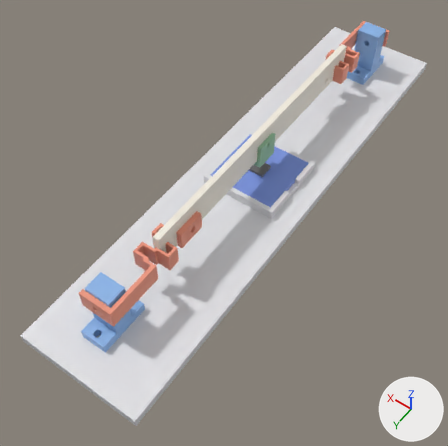
The Blender file Гитара_струна_тест.blend as it was, and as the next commit left it.
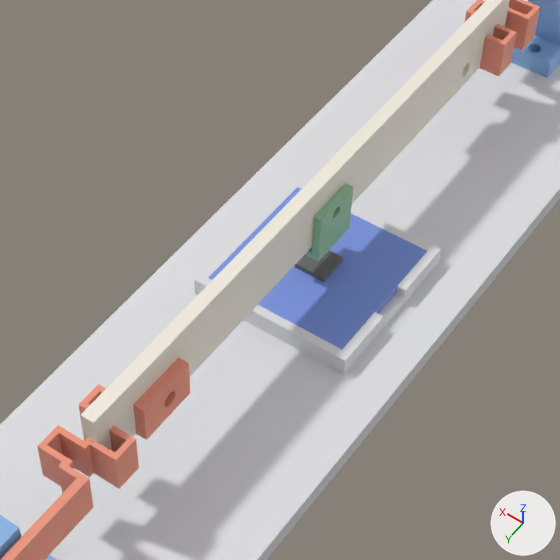
Each version appears first whole from a 50 mm lens placed at (-69.6, 117.2, 151.8), pointed at (-0.2, 20.0, -1.0), and next in a close-up on the part from 26% to 82% of the width and 11% to 68% of the height. Every picture has the same lights, and +X, +Y and +Z are marked at lower right. The last two pictures show the newer version.

In view in the first close-up: 'П_обойма', 'гармошка_север', 'гармошка_юг', 'плата_AS5600', 'плита_v2', 'столбик_север', 'струна', 'чип_AS5600' and 1 more.
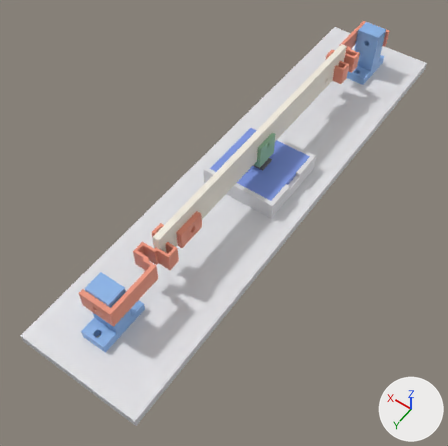
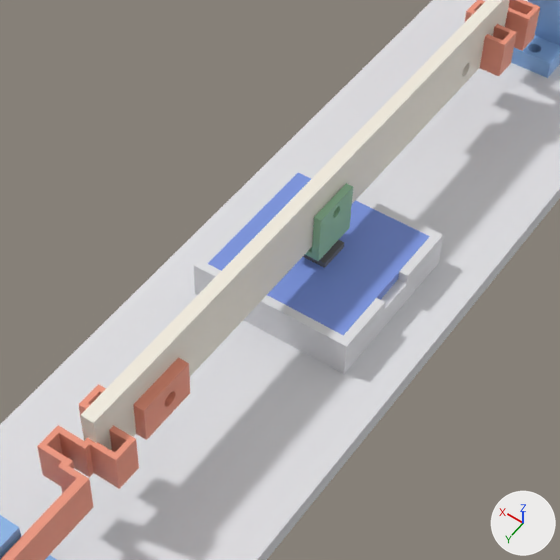
Where the change shows, as pixel boxes (x1, y1, x2, y2) in the close-ups (560 x 560 px; the box of a moved part takes in the faces that stretch with it):
'плата_AS5600', moved: before (208, 187, 427, 349); after (208, 173, 430, 336)
'чип_AS5600', moved: before (295, 250, 343, 282); after (303, 240, 344, 268)
part 1 of me_gst_test2_plate, moved or reshaped: before (396, 252, 427, 293); after (301, 166, 443, 236)
part 2 of me_gst_test2_plate, moved or reshaped: before (194, 178, 433, 374); after (194, 163, 439, 374)
part 3 of me_gst_test2_plate, moved or reshaped: before (379, 276, 427, 323); after (398, 235, 443, 279)
part 4 of me_gst_test2_plate, moved or reshaped: before (299, 180, 441, 297); after (381, 236, 443, 310)

The change, as a diff of the scene's bpy script:
```diff
--- a/Гитара_струна_тест.blend.py
+++ b/Гитара_струна_тест.blend.py
@@ me_gst_test2_plate @@
 # used by ob_плита_v2; location = (0.0, 0.0, 0.0)
-me_gst_test2_plate.from_pydata(...)  # 1044 vertices, 2084 faces; spans x -20.0..20.0, y -85.0..85.0, z 0.0..6.0
+me_gst_test2_plate.from_pydata(...)  # 1044 vertices, 2084 faces; spans x -20.0..20.0, y -85.0..85.0, z 0.0..9.0
+# me_gst_test2_plate part 1: the 1 vertex in x -13.0, y -3.0, z 6.0 is moved by (0.0, -10.0, 3.0)
+# me_gst_test2_plate part 2: 21 of the vertices in x -13.0..13.0, y -13.0..13.0, z 4.0..6.0 are moved by (0.0, 0.0, 3.0)
+# me_gst_test2_plate part 3: the 1 vertex in x -13.0, y -3.0, z 4.0 is moved by (0.0, 0.0, 5.0)
+# me_gst_test2_plate part 4: the 1 vertex in x -13.0, y -13.0, z 6.0 is moved by (0.0, 10.0, 1.0)
 me_gst_test2_plate.materials.append(mat_t_plate)
@@ ob_плата_as5600 @@
 ob_плата_as5600 = bpy.data.objects.new('плата_AS5600', me_cube_001)
-ob_плата_as5600.location = (0.0, 0.0, 5.2)
+ob_плата_as5600.location = (0.0, 0.0, 8.2)
 ob_плата_as5600.scale = (22.8, 22.8, 1.6)
@@ ob_чип_as5600 @@
 ob_чип_as5600 = bpy.data.objects.new('чип_AS5600', me_cube_002)
-ob_чип_as5600.location = (0.0, 0.0, 6.5)
+ob_чип_as5600.location = (0.0, 0.0, 9.4)
 ob_чип_as5600.scale = (5.0, 5.0, 0.9)
```
